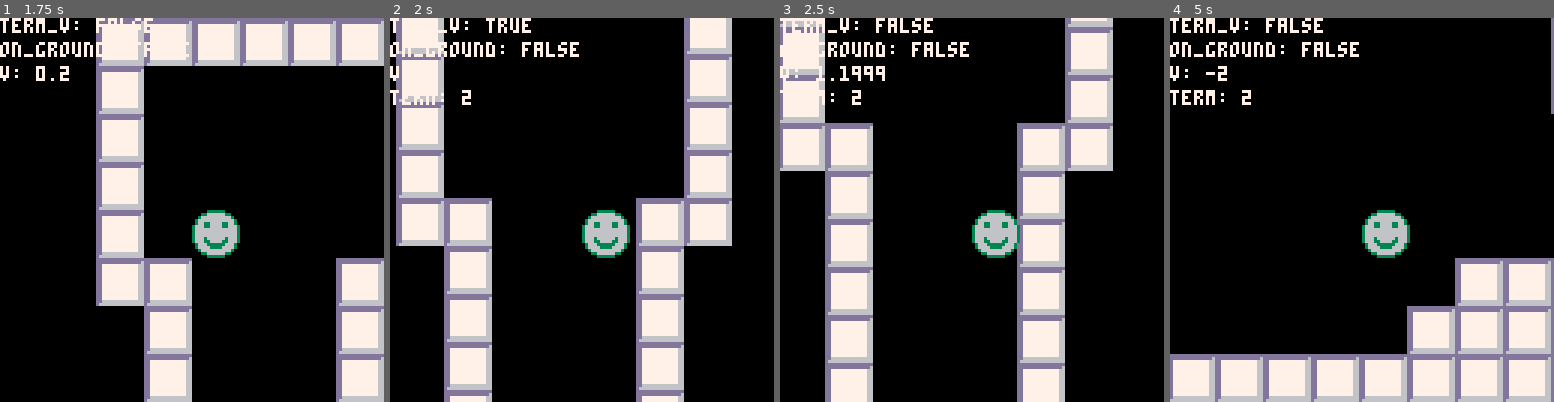
Above: before the commit, frames 1-4 (left to right).
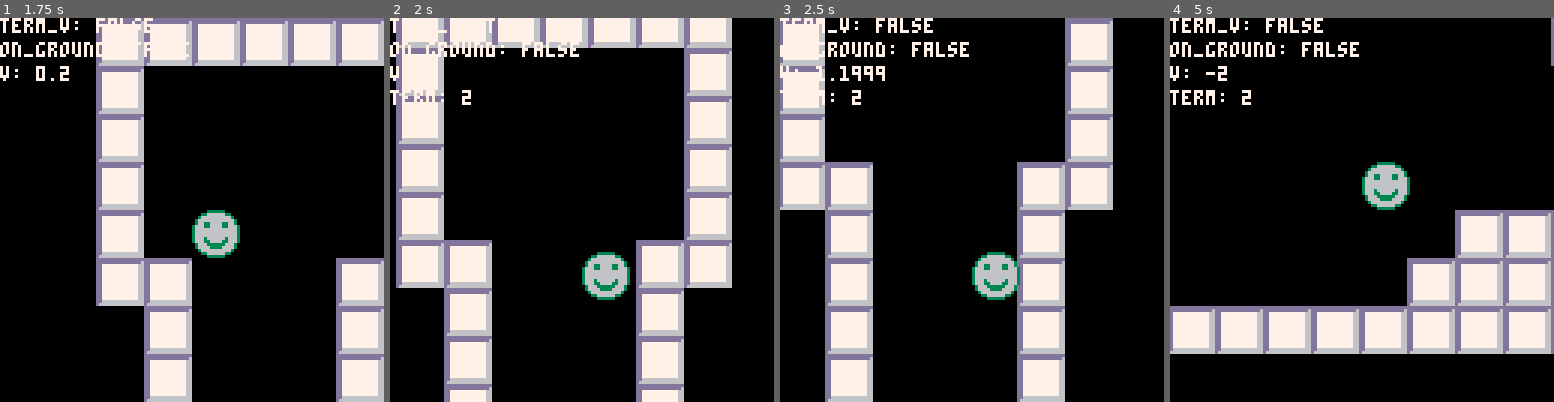
Above: after the commit, the same moments.

Repository: alixnovosi/boxventure
Game: PICO-8 cartridge boxventure.p8
Two runs of this game, one before a commit and one after it. Both use one fixed random seed, a clock stepped at 60 frames per second and the inputs below.
Inputs:
- Up to frame 1 (1.75 s): tap X (X key) at 0.33, 1.07 s; tap O (Z key) at 0.7, 1.7 s; hold Right from 1.6 s (still down)
- Up to frame 2 (2 s): keep holding Right; tap X (X key) at 1.85 s
- Up to frame 3 (2.5 s): release Right at 2.1 s; tap O (Z key) at 2.1 s; hold Up 2.15-2.42 s; hold Right from 2.47 s (still down)
- Up to frame 4 (5 s): tap O (Z key) every 0.4 s from 2.5 to 4.9 s; tap X (X key) at 2.97, 4.08 s; release Right at 3.03 s; hold Left 3.08-3.58 s; hold Down 3.63-3.97 s; hold Right 4.02-4.68 s; hold Up from 4.73 s (still down)

Frame 1 is identical in both runs. In frame 2, 20% of the frame differs, in the area x 1-90%, y 0-99%; in frame 3, 17%; in frame 4, 28%, in the area x 0-100%, y 12-100%.

Commit message:
camera window playing around

Diff:
--- a/boxventure.p8
+++ b/boxventure.p8
@@ -7,9 +7,19 @@
 -- 1 right
 -- 2 up
 -- 3 down
--- 4 x
--- 5 c
--- 6 z
+-- 4 'o'
+-- 5 'x'
+
+function update_camera_pos()
+    -- TODO think more about camera windows
+    camera_obj.x = player.x - camera_offset
+
+    if (camera_obj.y + camera_offset) - player.y > cell_size then
+        camera_obj.y -= 2
+    elseif player.y - (camera_obj.y + camera_offset) > cell_size then
+        camera_obj.y += 2
+    end
+end
 
 function move_player()
     local dx = 0
@@ -316,7 +326,8 @@
 
         for entry in all(debug_table.kv_sequence) do
             local res = entry.k..": "..tostr(entry.v)
-            print(res, player.x + off_x, player.y + off_y, 7)
+            print(res, camera_obj.x + camera_offset + off_x,
+                camera_obj.y + camera_offset + off_y, 7)
 
             off_y += base_cell_size
         end
@@ -329,7 +340,8 @@
 
 -- draw player at correct position.
 function draw_player()
-    camera(player.x - camera_offset, player.y - camera_offset)
+    update_camera_pos()
+    camera(camera_obj.x, camera_obj.y)
     spr(player.sprite, player.x, player.y, spritescale, spritescale, player.flipped)
 end
 
@@ -410,8 +422,13 @@
         sprite = 33,
         flipped = false,
     }
-
     reset()
+
+    -- camera init
+    camera_obj = {
+        x = player.x - camera_offset,
+        y = player.y - camera_offset,
+    }
 
     -- debug table init
     debug_table = {
